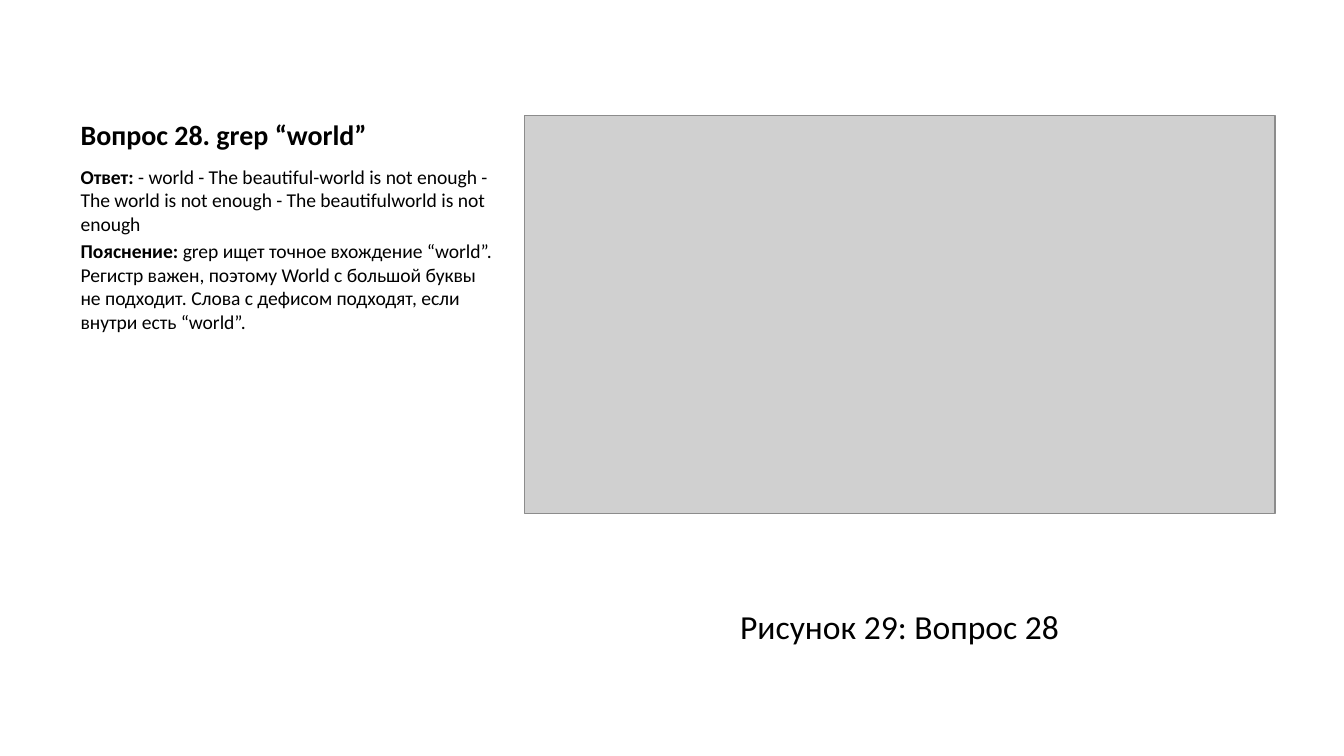
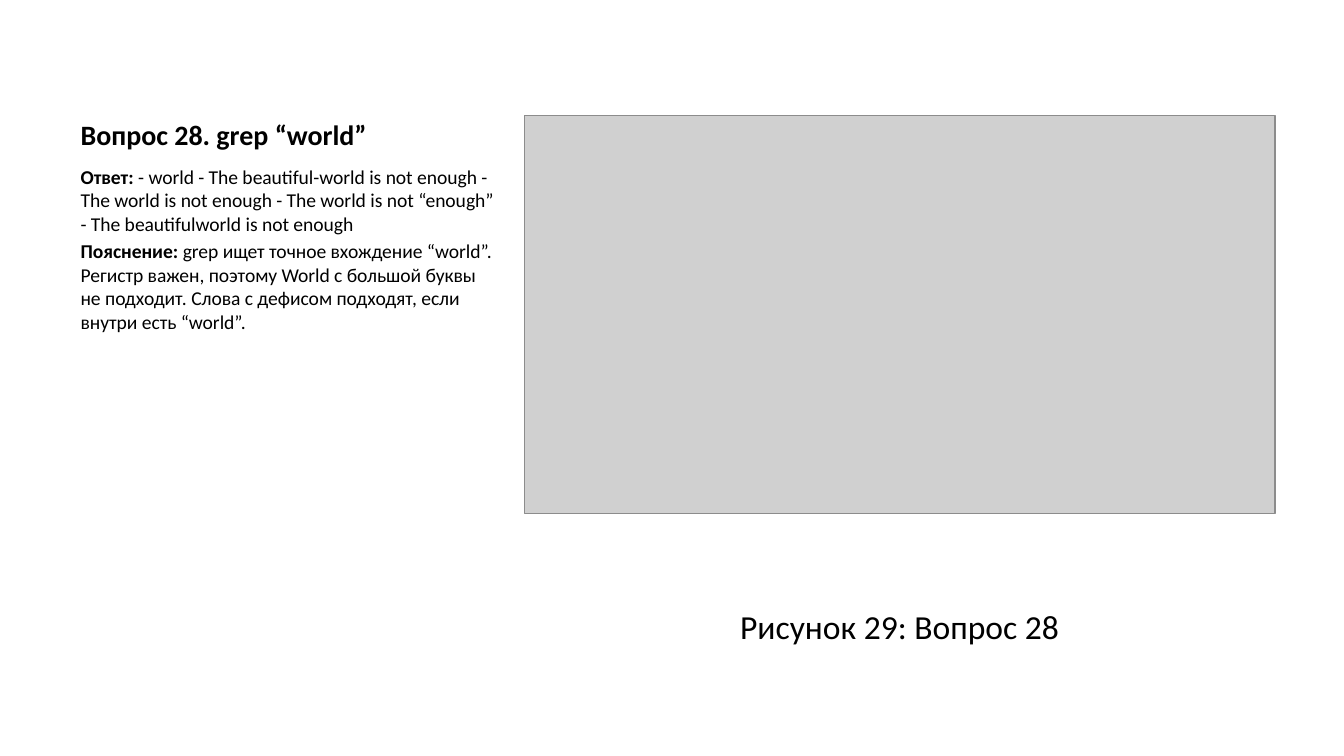
Before and after one commit to asivanova1/stepik-linux-course, a slide deck: slide 42 of stepik/razdel/01/presentation/output/presentation_stepik_1.pptx. Drawn at 1344x756 pixels with LibreOffice and Linux fonts; fonts in the diff are those of the drawing; grey boxes stand for pictures. Boxes give left, top, right and bottom in pixels: in the first picture for what was removed or moved away, otherwise in the second. Text is boxed around its words. In the diff, an @@ line names an element or a change of style, - is before the commit and + after.

```diff
--- a/stepik/razdel/01/presentation/output/presentation_stepik_1.pptx
+++ b/stepik/razdel/01/presentation/output/presentation_stepik_1.pptx
@@ text at [81, 170, 493, 235]: text changed @@
-Ответ: - world - The beautiful-world is not enough - The world is not enough - The beautifulworld is not enough
+Ответ: - world - The beautiful-world is not enough - The world is not enough - The world is not “enough” - The beautifulworld is not enough
```
Also in this commit, not shown: 2 other slides changed, 21 other files.
